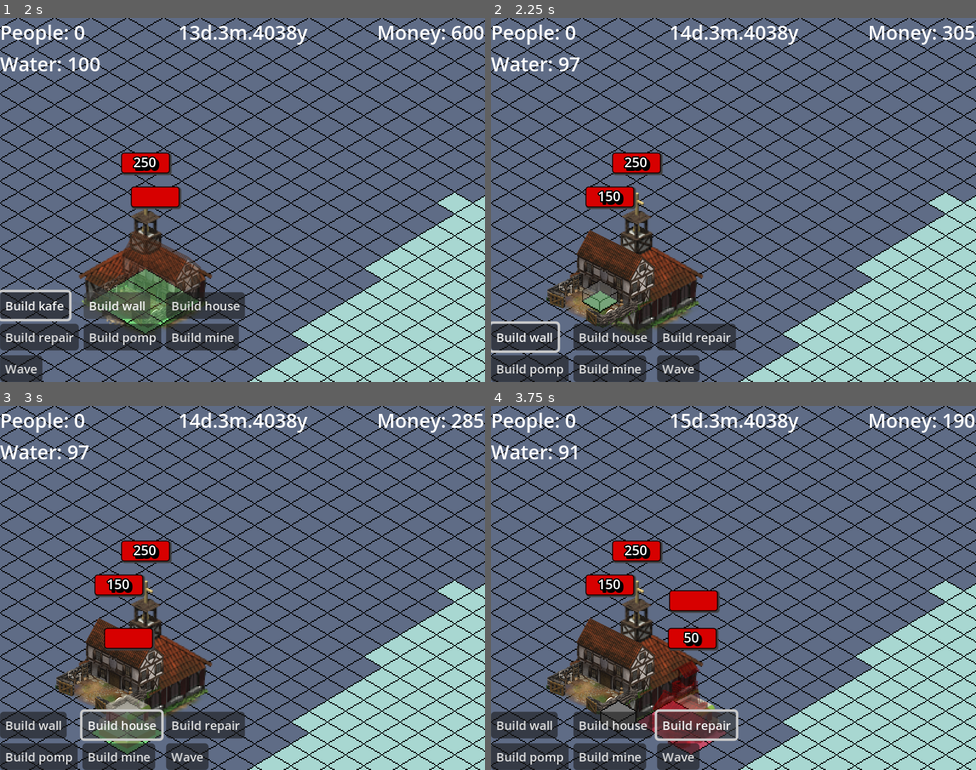
Above: before the commit, frames 1-4 (two rows, left to right).
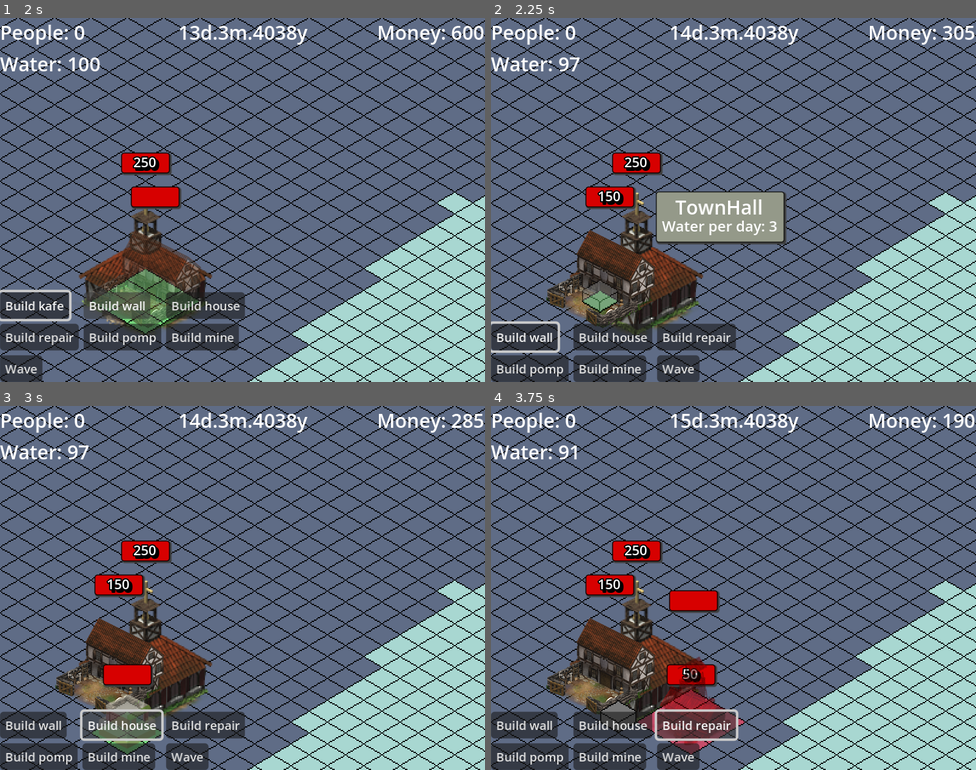
Above: after the commit, the same moments.

Repository: BurntRobot/artifical_heart_at_the_water-s_edge
Game: Godot game, scene res://world.tscn
Two runs of this game, one before a commit and one after it. Both use one fixed random seed, a clock stepped at 60 frames per second and the inputs below.
Inputs:
- Up to frame 1 (2 s): click "Build townhall" at 0.5 s; click "Build kafe" at 1.25 s
- Up to frame 2 (2.25 s): click "Build wall" at 2 s
- Up to frame 3 (3 s): click "Build house" at 2.75 s
- Up to frame 4 (3.75 s): click "Build repair" at 3.5 s

Frame 1 is identical in both runs. In frame 2, 3.9% of the frame differs, in the area x 34-61%, y 47-63%; in frame 3, 1.2%; in frame 4, 2.0%.

Commit message:
End day commit

Diff:
--- a/Buildings/building.gd
+++ b/Buildings/building.gd
@@ -84,6 +84,9 @@
 				water_label.text = "Water per day: " + str(water_in_day)
 			else:
 				animation_player.play("cant_build")
+		if event.is_action_pressed("unbuild"):
+			queue_free()
+			Input.set_mouse_mode(Input.MOUSE_MODE_VISIBLE)
 
 func _rotate():
 	base.rotate_base(rotated)
--- a/Buildings/house.tscn
+++ b/Buildings/house.tscn
@@ -1,8 +1,11 @@
-[gd_scene load_steps=4 format=3 uid="uid://dblndnpmi8w20"]
+[gd_scene load_steps=5 format=3 uid="uid://dblndnpmi8w20"]
 
 [ext_resource type="PackedScene" uid="uid://cyqa3xdmnxit8" path="res://Buildings/building.tscn" id="1_ojg3m"]
 [ext_resource type="Texture2D" uid="uid://cc2sa361f1dfm" path="res://Buildings/Isometric Buildings/PNG/buildingTiles_026.png" id="2_2kccs"]
 [ext_resource type="Script" uid="uid://bkq7sv227mml6" path="res://Buildings/house.gd" id="2_diyid"]
+
+[sub_resource type="LabelSettings" id="LabelSettings_xt25x"]
+font_size = 12
 
 [node name="Building" instance=ExtResource("1_ojg3m")]
 script = ExtResource("2_diyid")
@@ -19,14 +22,24 @@
 texture = ExtResource("2_2kccs")
 
 [node name="HealthBar" parent="." index="5"]
-offset_left = -19.0
-offset_top = -78.0
-offset_right = 21.0
-offset_bottom = -61.0
+offset_left = -20.0
+offset_top = -48.0
+offset_right = 20.0
+offset_bottom = -31.0
+
+[node name="CollisionShape2D" parent="Area2D" index="0"]
+polygon = PackedVector2Array(-23, 9, -23, -3, -18, -6, -18, -15, 0, -24, 20, -14, 20, -4, 24, -3, 24, 9, 0, 22)
+
+[node name="CollisionPolygon2D" parent="BaseArea" index="0"]
+polygon = PackedVector2Array(-30, 8, 0, -10, 30, 8, 0, 27)
 
 [node name="InfoPanel" parent="." index="8"]
-visible = false
-offset_left = 37.0
-offset_top = -76.0
-offset_right = 180.0
-offset_bottom = -28.0
+offset_left = 23.0
+offset_top = -63.0
+offset_right = 166.0
+offset_bottom = -15.0
+
+[node name="VillagersLabel" type="Label" parent="InfoPanel/MarginContainer/VBoxContainer" index="2"]
+layout_mode = 2
+text = "Villagers: 10"
+label_settings = SubResource("LabelSettings_xt25x")
--- a/Buildings/kafe.gd
+++ b/Buildings/kafe.gd
@@ -4,18 +4,15 @@
 signal _on_click
 
 @onready var countdown_label: Label = $CountdownLabel
+@onready var kafe_label: Label = $InfoPanel/MarginContainer/VBoxContainer/KafeLabel
 
 var is_deactivated = false
 var countdown = 30
 
-'''
-func _input(event: InputEvent) -> void:
-	if not is_built:
-		super._input(event)
-	elif is_built:
-		if event.is_action_pressed("build"):
-			_on_click.emit()
-'''
+
+func _ready() -> void:
+	super._ready()
+	kafe_label.text = "Kafe open!"
 
 func _on_area_2d_input_event(_viewport: Node, event: InputEvent, _shape_idx: int) -> void:
 	if not is_built:
@@ -26,6 +23,7 @@
 
 func deactivate_for_a_month():
 	is_deactivated = true
+	kafe_label.text = "Kafe closed!"
 	countdown_label.text = str(countdown)
 
 func _next_day():
@@ -37,3 +35,4 @@
 			is_deactivated = false
 			countdown = 30
 			countdown_label.text = ""
+			kafe_label.text = "Kafe open!"
--- a/Buildings/kafe.tscn
+++ b/Buildings/kafe.tscn
@@ -1,8 +1,11 @@
-[gd_scene load_steps=4 format=4 uid="uid://dncsh5vk6ho6w"]
+[gd_scene load_steps=5 format=4 uid="uid://dncsh5vk6ho6w"]
 
 [ext_resource type="PackedScene" uid="uid://cyqa3xdmnxit8" path="res://Buildings/building.tscn" id="1_tqoex"]
 [ext_resource type="Texture2D" uid="uid://dxawsqfait5iy" path="res://Buildings/barracks/renders/idle/45/000.png" id="2_8hs10"]
 [ext_resource type="Script" uid="uid://cahhpgukdsyca" path="res://Buildings/kafe.gd" id="2_0680k"]
+
+[sub_resource type="LabelSettings" id="LabelSettings_xt25x"]
+font_size = 12
 
 [node name="Kafe" instance=ExtResource("1_tqoex")]
 script = ExtResource("2_0680k")
@@ -43,4 +46,9 @@
 offset_right = 140.0
 offset_bottom = -45.0
 
+[node name="KafeLabel" type="Label" parent="InfoPanel/MarginContainer/VBoxContainer" index="2"]
+layout_mode = 2
+text = "Water per day:"
+label_settings = SubResource("LabelSettings_xt25x")
+
 [connection signal="input_event" from="Area2D" to="." method="_on_area_2d_input_event"]
--- a/Buildings/mine.tscn
+++ b/Buildings/mine.tscn
@@ -1,8 +1,11 @@
-[gd_scene load_steps=4 format=4 uid="uid://byfdh4iyuq2h6"]
+[gd_scene load_steps=5 format=4 uid="uid://byfdh4iyuq2h6"]
 
 [ext_resource type="PackedScene" uid="uid://cyqa3xdmnxit8" path="res://Buildings/building.tscn" id="1_koyvs"]
 [ext_resource type="Texture2D" uid="uid://dmiayimtsju6" path="res://Buildings/weaponsmith/renders/idle/45/000.png" id="2_01ouk"]
 [ext_resource type="Script" uid="uid://b2nq7s08x5kpf" path="res://Buildings/mine.gd" id="2_jdrsi"]
+
+[sub_resource type="LabelSettings" id="LabelSettings_xt25x"]
+font_size = 12
 
 [node name="Mine" instance=ExtResource("1_koyvs")]
 script = ExtResource("2_jdrsi")
@@ -24,6 +27,12 @@
 offset_right = 20.0
 offset_bottom = -66.0
 
+[node name="CollisionShape2D" parent="Area2D" index="0"]
+polygon = PackedVector2Array(-38, 0, -38, -17, -20, -26, -20, -49, -9, -60, 21, -44, 20, -32, 41, -21, 40, -1, 2, 18)
+
+[node name="CollisionPolygon2D" parent="BaseArea" index="0"]
+polygon = PackedVector2Array(-45, -1, 0, -28, 45, -1, 0, 26)
+
 [node name="InfoPanel" parent="." index="8"]
 offset_left = 25.0
 offset_top = -93.0
@@ -32,3 +41,9 @@
 
 [node name="WaterLabel" parent="InfoPanel/MarginContainer/VBoxContainer" index="1"]
 text = ""
+label_settings = SubResource("LabelSettings_xt25x")
+
+[node name="MoneyLabel" type="Label" parent="InfoPanel/MarginContainer/VBoxContainer" index="2"]
+layout_mode = 2
+text = "Money per day: 10"
+label_settings = SubResource("LabelSettings_xt25x")
--- a/Buildings/repair_station.tscn
+++ b/Buildings/repair_station.tscn
@@ -7,10 +7,10 @@
 water_in_day = 2
 
 [node name="Base" parent="." index="0"]
-tile_map_data = PackedByteArray("AAD//wEAAAACAAAAAAAAAAEAAAACAAAAAAAAAAAAAAACAAAAAAD//wAAAAACAAAAAAD+/wEAAAACAAAAAAD+/wAAAAACAAAAAAA=")
+tile_map_data = PackedByteArray("AAAAAAAAAAACAAAAAAD//wAAAAACAAAAAAD+/wAAAAACAAAAAAD//wEAAAACAAAAAAD/////AAACAAAAAAAAAAEAAAACAAAAAAAAAP//AAACAAAAAAD+////AAACAAAAAAD+/wEAAAACAAAAAAA=")
 
 [node name="Sprite" parent="." index="2"]
-position = Vector2(-6, -14)
+position = Vector2(0, -17)
 scale = Vector2(0.6015625, 0.6015625)
 texture = ExtResource("2_3q7p7")
 
@@ -20,6 +20,12 @@
 offset_right = 22.0
 offset_bottom = -92.0
 
+[node name="CollisionShape2D" parent="Area2D" index="0"]
+polygon = PackedVector2Array(-29, 0, -29, -12, -15, -31, -10, -37, -11, -50, 6, -56, 16, -45, 14, -24, 30, -11, 33, 2, 10, 17, -4, 20, -15, 13)
+
+[node name="CollisionPolygon2D" parent="BaseArea" index="0"]
+polygon = PackedVector2Array(0, 26, -45, -1, 0, -28, 45, -1)
+
 [node name="InfoPanel" parent="." index="8"]
 offset_left = 29.0
 offset_top = -83.0
--- a/Buildings/town_hall.tscn
+++ b/Buildings/town_hall.tscn
@@ -21,15 +21,9 @@
 offset_right = 20.0
 offset_bottom = -106.0
 
-[node name="Area2D" parent="." index="6"]
-visible = false
-
 [node name="CollisionShape2D" parent="Area2D" index="0"]
 position = Vector2(-1.5, -25)
 polygon = PackedVector2Array(-47.5, 26, -47.5, 2, -11.5, -20, -10.5, -32, 1.5, -66, 13.5, -32, 13.5, -20, 54.5, 3, 50.5, 25, 1.5, 52)
-
-[node name="BaseArea" parent="." index="7"]
-visible = false
 
 [node name="CollisionPolygon2D" parent="BaseArea" index="0"]
 polygon = PackedVector2Array(0, 44, -75, -1, 0, -46, 75, -1)
